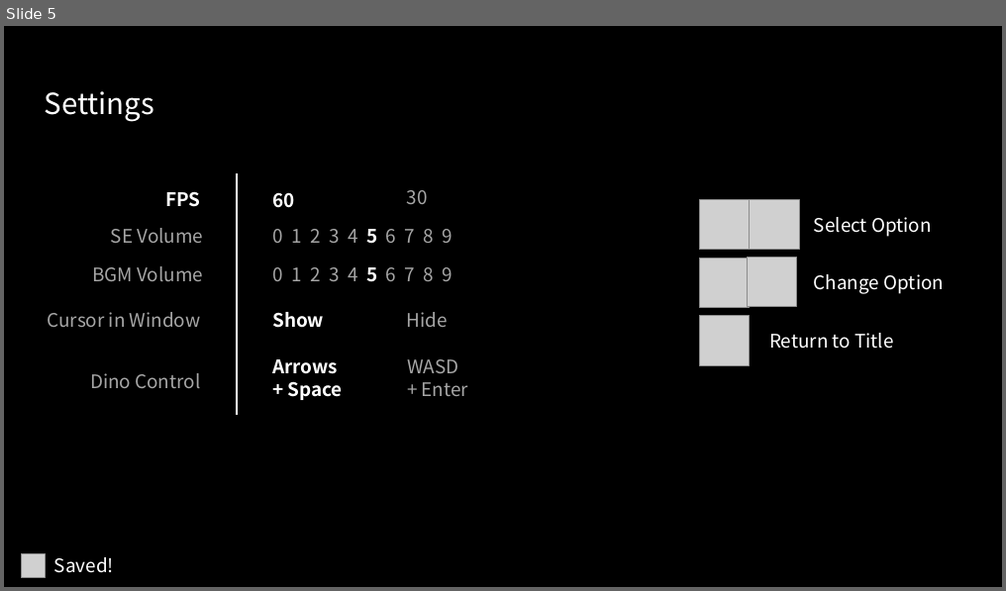
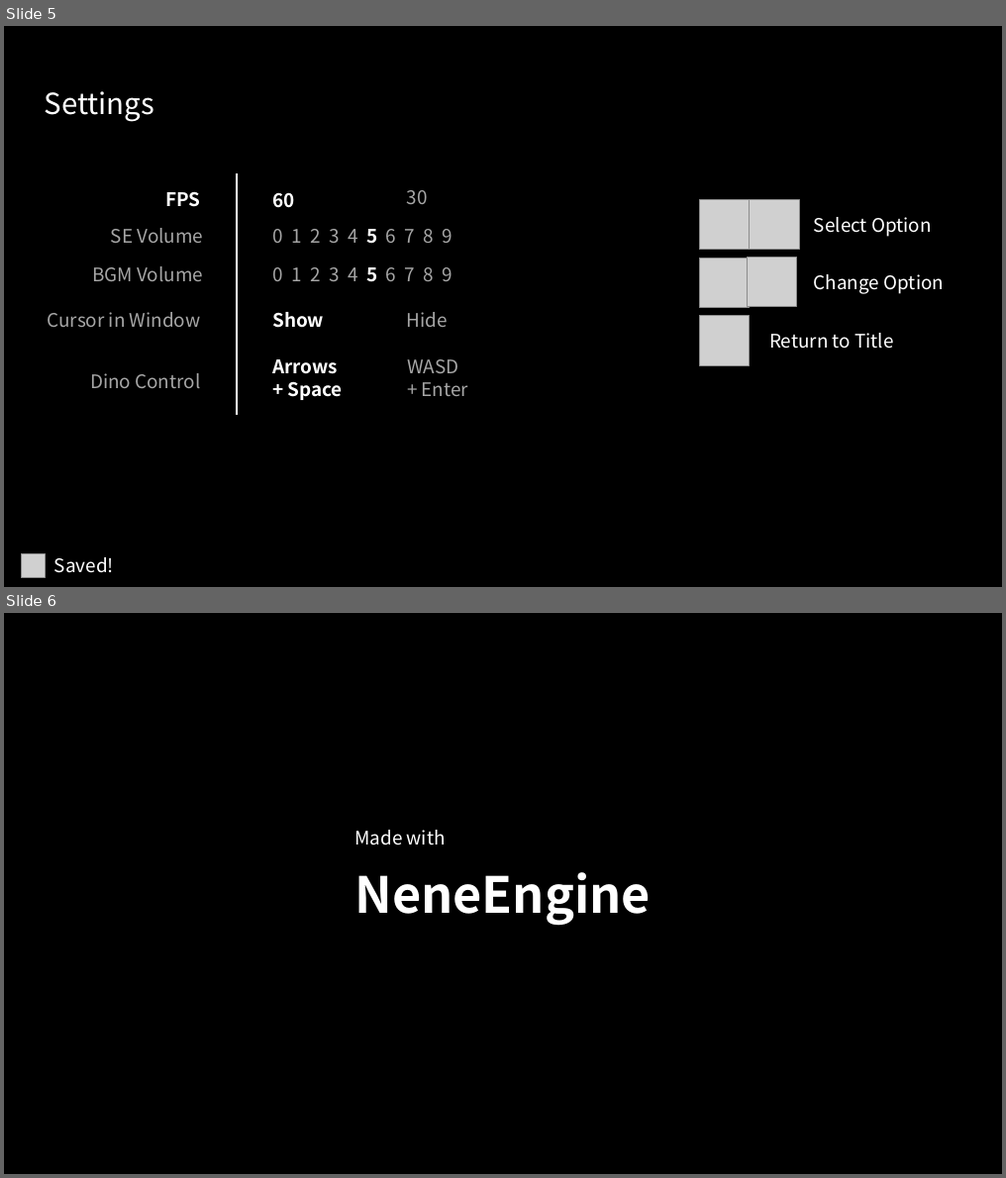
Before and after one commit to SakuraNeneCpp/NeneEngine, a slide deck: SuperChromeDino/notebook/slide.pptx. Shown one above the other, each under a label of ours: slide 5 before the commit, slides 5 and 6 after it. The pictures are 1006x591 and 1006x1178 pixels, drawn with LibreOffice and Linux fonts; fonts in the diff are those of the drawing; grey boxes stand for pictures. Boxes give left, top, right and bottom in pixels: in the first picture for what was removed or moved away, otherwise in the second. Text is boxed around its words. In the diff, an @@ line names an element or a change of style, - is before the commit and + after.

```diff
--- a/SuperChromeDino/notebook/slide.pptx
+++ b/SuperChromeDino/notebook/slide.pptx
@@ slide 6 added at box(4, 613, 1002, 1174), background #000000 @@
@@ text added at box(354, 830, 446, 846), 18 pt, text #FFFFFF @@
+Made with
@@ text added at box(354, 872, 650, 926), 48 pt, text #FFFFFF, bold @@
+NeneEngine
```
Also in this commit, not shown: 8 other files.
